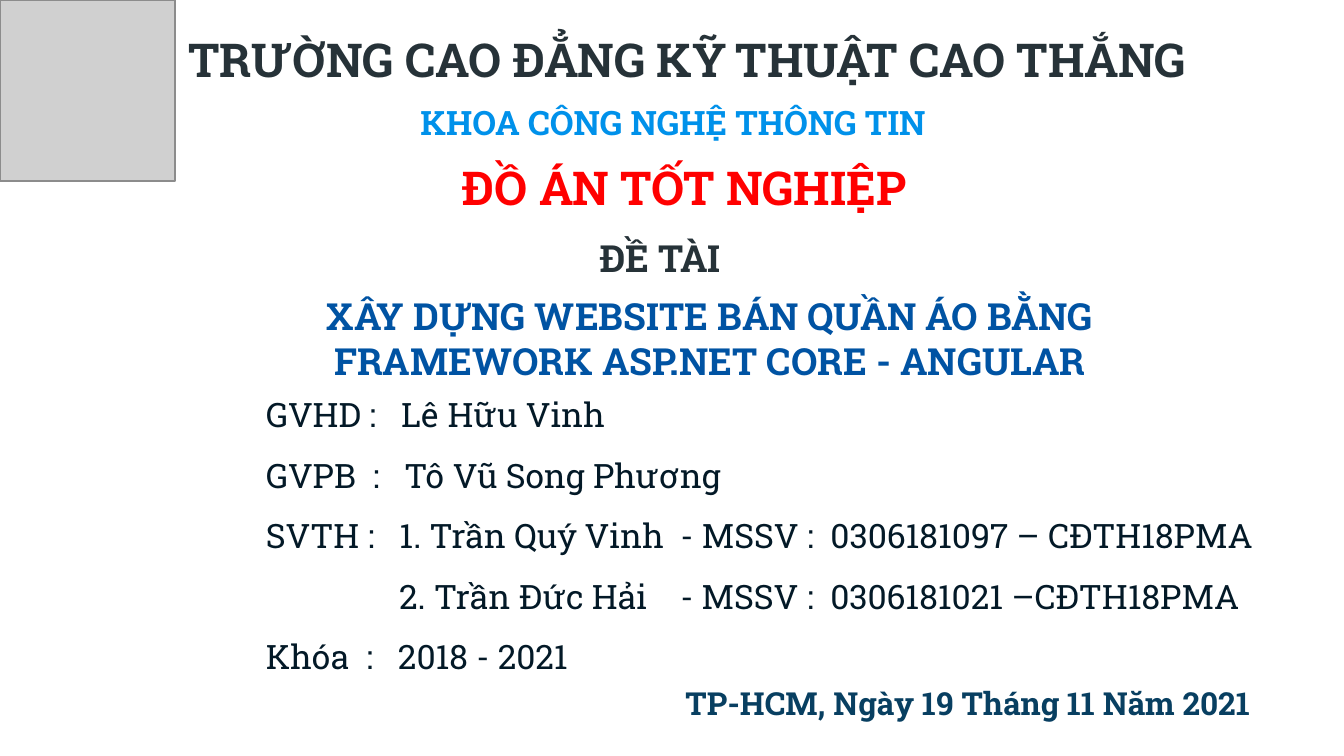
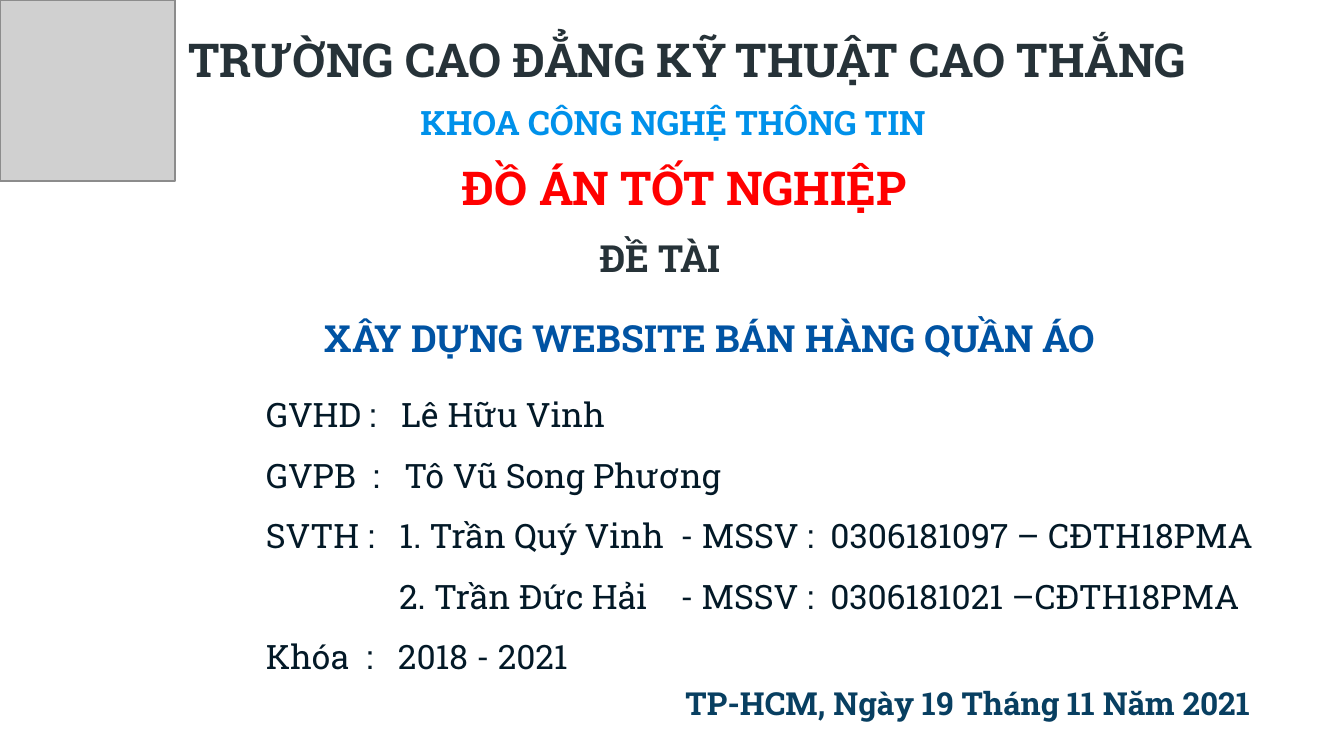
Before and after one commit to haitran2000/Ecommerce-Fashion-Website, a slide deck: slide 1 of Do An Tot Nghiep.pptx. Drawn at 1344x756 pixels with LibreOffice and Linux fonts; fonts in the diff are those of the drawing; grey boxes stand for pictures; background and template pictures are left out. Boxes give left, top, right and bottom in pixels: in the first picture for what was removed or moved away, otherwise in the second. Text is boxed around its words. In the diff, an @@ line names an element or a change of style, - is before the commit and + after.

```diff
--- a/Do An Tot Nghiep.pptx
+++ b/Do An Tot Nghiep.pptx
@@ text at (325,318,1095,359): text changed @@
-XÂY DỰNG WEBSITE BÁN QUẦN ÁO BẰNG FRAMEWORK ASP.NET CORE - ANGULAR
+XÂY DỰNG WEBSITE BÁN HÀNG QUẦN ÁO
```
Also in this commit, not shown: 3 other slides changed, 6 slides removed, 16 other files.
